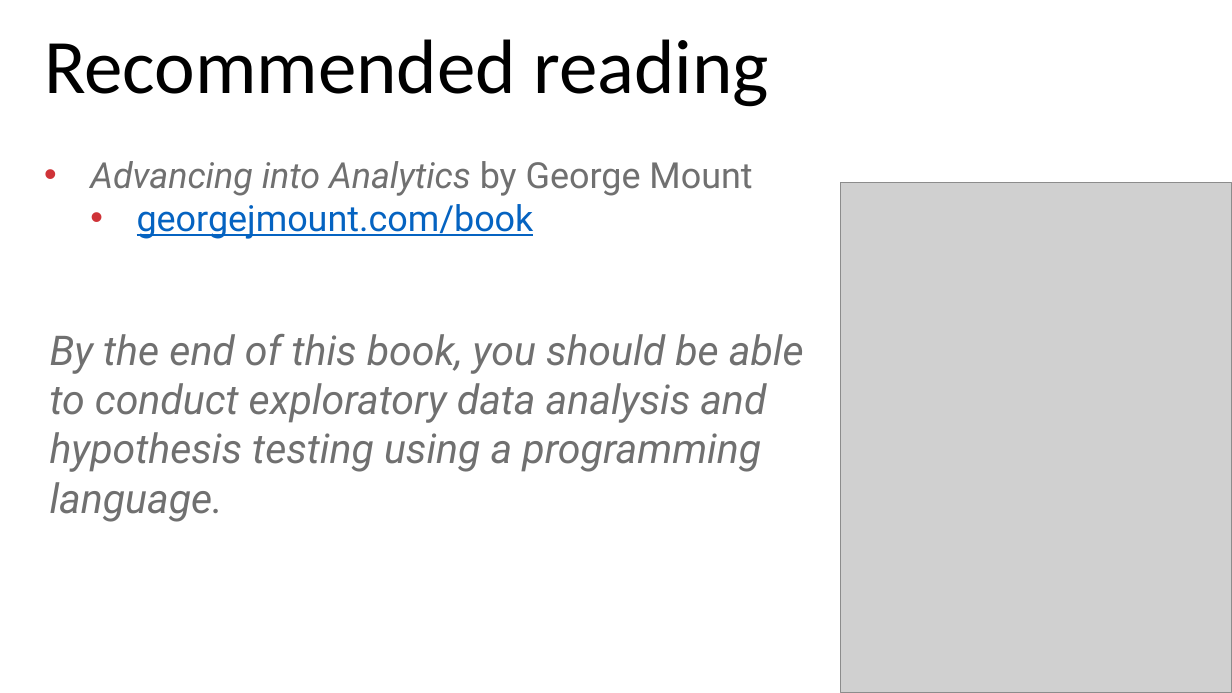
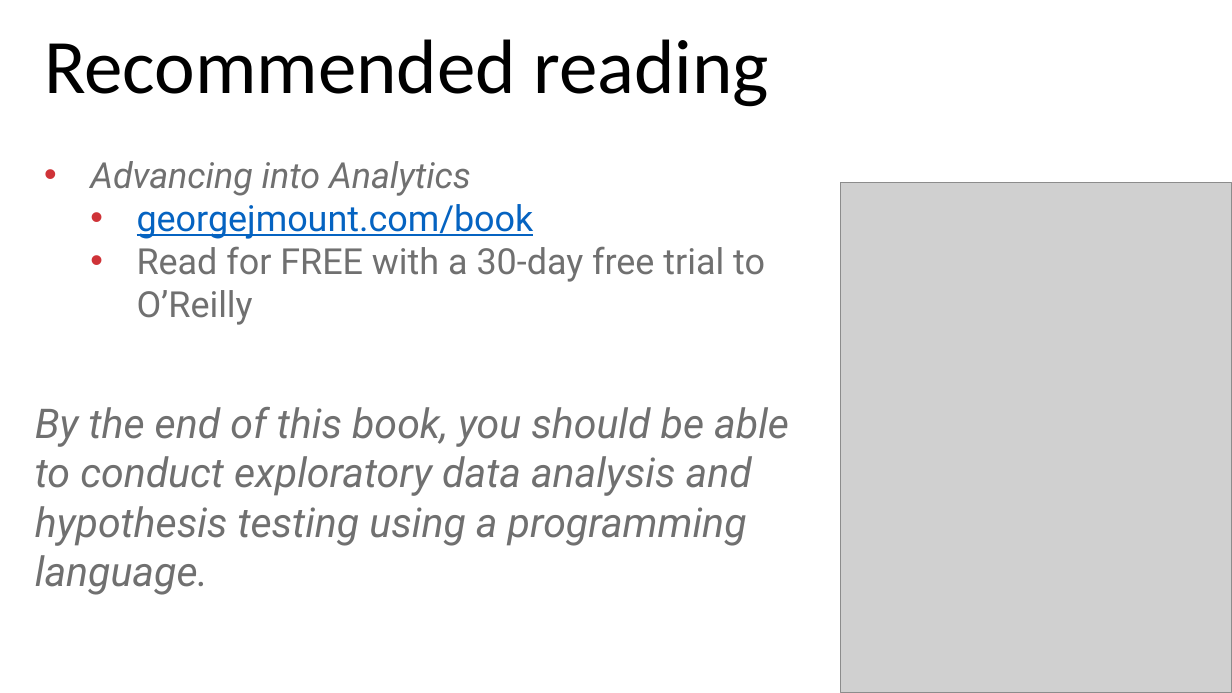
Before and after one commit to stringfestdata/lagos-meetup, a slide deck: slide 25 of advancing-into-analytics-lagos.pptx. Drawn at 1232x693 pixels with LibreOffice and Linux fonts; fonts in the diff are those of the drawing; grey boxes stand for pictures. Boxes give left, top, right and bottom in pixels: in the first picture for what was removed or moved away, otherwise in the second. Text is boxed around its words. In the diff, an @@ line names an element or a change of style, - is before the commit and + after.

Commit message:
update ppt

```diff
--- a/advancing-into-analytics-lagos.pptx
+++ b/advancing-into-analytics-lagos.pptx
@@ text at [90,161,471,196]: text changed @@
-• Advancing into Analytics by George Mount
+• Advancing into Analytics
@@ text at [137,246,765,325]: paragraph added @@
+  • Read for FREE with a 30-day free trial to O’Reilly
@@ text "By the end of this ...": place and size @@
-text "By the end of this ..." at [50,334,804,522]
+text "By the end of this ..." at [35,407,789,595]
```
Also in this commit, not shown: 3 other slides changed.
